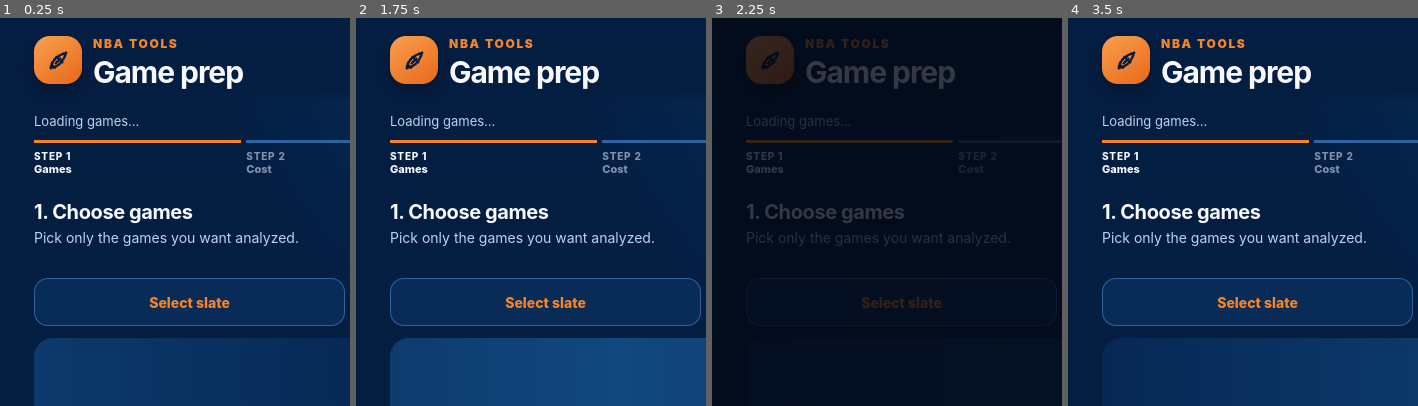
Above: before the commit, frames 1-4 (left to right).
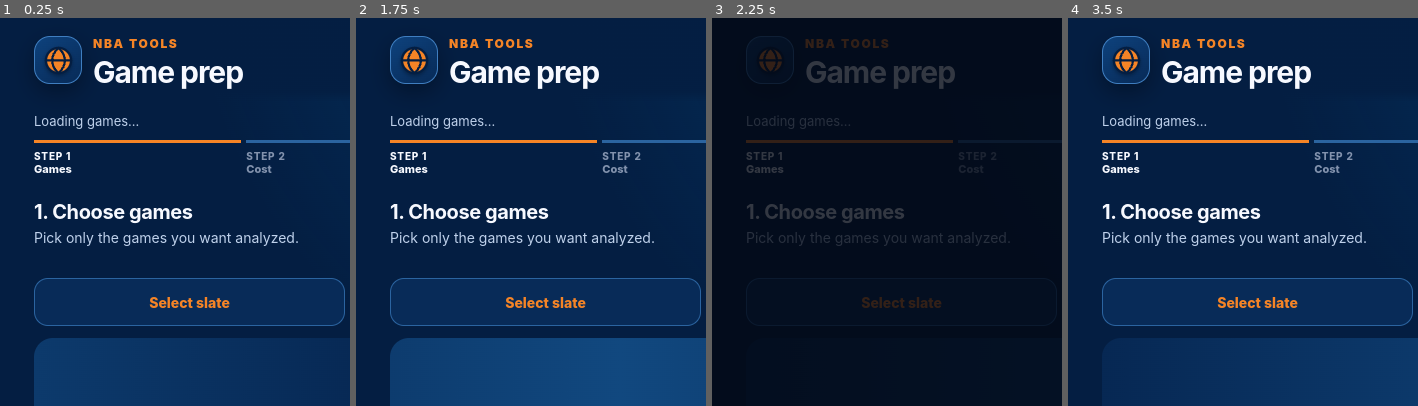
Above: after the commit, the same moments.

Repository: uzielcards732-hash/nba-game-prep
Game: browser game, page outputs/Mobile.html
Same seed, same stepped clock (60 frames per second), same inputs: the game is played once before the commit and once after it.
Inputs:
- Up to frame 1 (0.25 s): no input
- Up to frame 2 (1.75 s): click "Select slate" at 1.27 s
- Up to frame 3 (2.25 s): click "Select slate" at 1.87 s; click "⚙" at 2.02 s
- Up to frame 4 (3.5 s): click "×" at 2.47 s; click "Select slate" at 3.07 s
The pictures show only the part of the screen within x 0-50%, y 0-50%; the shares and areas given below are measured in that part.

The runs differ from the first frame. In frame 1, 1.5% of the frame differs, in the area x 9-24%, y 4-18%; in frame 2, 1.5%; in frame 3, 1.3%; in frame 4, 1.5%.
Error in both runs: ReferenceError: google is not defined

Commit message:
Use basketball mark in NBA app header

Diff:
--- a/outputs/Mobile.html
+++ b/outputs/Mobile.html
@@ -24,8 +24,9 @@
       body{background:radial-gradient(circle at 76% -8%,#006bb655,transparent 38%),var(--bg)}
       .head{background:linear-gradient(180deg,#041e42fa 70%,#041e42e8 88%,transparent)}
       button:focus-visible,a:focus-visible,input:focus-visible,summary:focus-visible{outline-color:#8fc8ff}
-      .brand-icon{background:linear-gradient(145deg,#f9a04f,#e86719);box-shadow:0 8px 22px #010b1b88}
+      .brand-icon{border:1px solid #3f7ec0;background:linear-gradient(145deg,#0e427d,#072a57);box-shadow:0 8px 22px #010b1b88}
       .brand-icon svg{stroke:#041e42}
+      .brand-icon .basketball-mark{width:35px;height:35px;filter:drop-shadow(0 2px 2px #010b1b66)}
       .gear{border-color:#4e83bc;background:#0a315f}
       .chip:before{box-shadow:0 0 0 4px #f5842626}
       .install{border-color:#2e6fae;background:linear-gradient(135deg,#0b3970,#202b48)}
@@ -45,7 +46,7 @@
   </head>
   <body>
     <main>
-      <header class="head"><div class="brand"><div class="brand-icon" aria-hidden="true"><svg viewBox="0 0 32 32" fill="none" stroke-width="2.4"><path d="M8 24c6.5-1.1 13-6.3 16-16C13.9 11 8.7 16.1 8 24Z"/><path d="m13 19 5-5M14 12l6 6M10.5 21.5l2 2"/></svg></div><div class="brand-copy">< …(160 unchanged characters)…
+      <header class="head"><div class="brand"><div class="brand-icon" aria-hidden="true"><svg class="basketball-mark" viewBox="0 0 32 32" fill="none"><circle cx="16" cy="16" r="11.5" fill="#f58426" stroke="#041e42" stroke-width="2.2"/><path d="M4.5 16h23M16 4.5c-3.7 3.3-5.8 7.3-5.8 11.5S12.3 24.2 16 27.5M16 4.5c3.7 3.3 5.8 7.3 5.8 11.5S19.7 24.2 16 27.5" stroke="#041e42" stroke-width="2.05" stroke-linecap="round"/></svg></div><div class="brand-copy">< …(160 unchanged characters)…
       <div class="status" id="status" aria-live="polite">Loading games…</div>
       <div class="steps" id="stepbar" aria-label="Workflow progress"><div class="step active" data-step="choose"><span>Step 1</span>Games</div><div class="step" data-step="review"><span>Step 2</span>Cost</div><div class="step" data-step="result"><span>Step 3</span>Export</div></div>
       <section class="screen active" id="choose"><div id="install-guide" hidden></div><div id="latest"></div><div class …(436 unchanged characters)…
--- a/outputs/test-nba-workflow.cjs
+++ b/outputs/test-nba-workflow.cjs
@@ -20,5 +20,7 @@
 assert.match(mobile, /mobileSaveApiKey/);
 assert.match(mobile, /Use Perplexity Research.*NBA game\(s\)/);
 assert.ok(!mobile.includes('SportsGameOdds coverage is limited to passing and receiving yards'));
+assert.match(mobile, /class="basketball-mark"/);
+assert.match(mobile, /<circle cx="16" cy="16" r="11\.5"/);
 assert.ok(!mobile.includes('NFL_MOBILE_ES5'));
 console.log('NBA workflow checks passed');
Not shown, changed: BUILD_LOG.md
